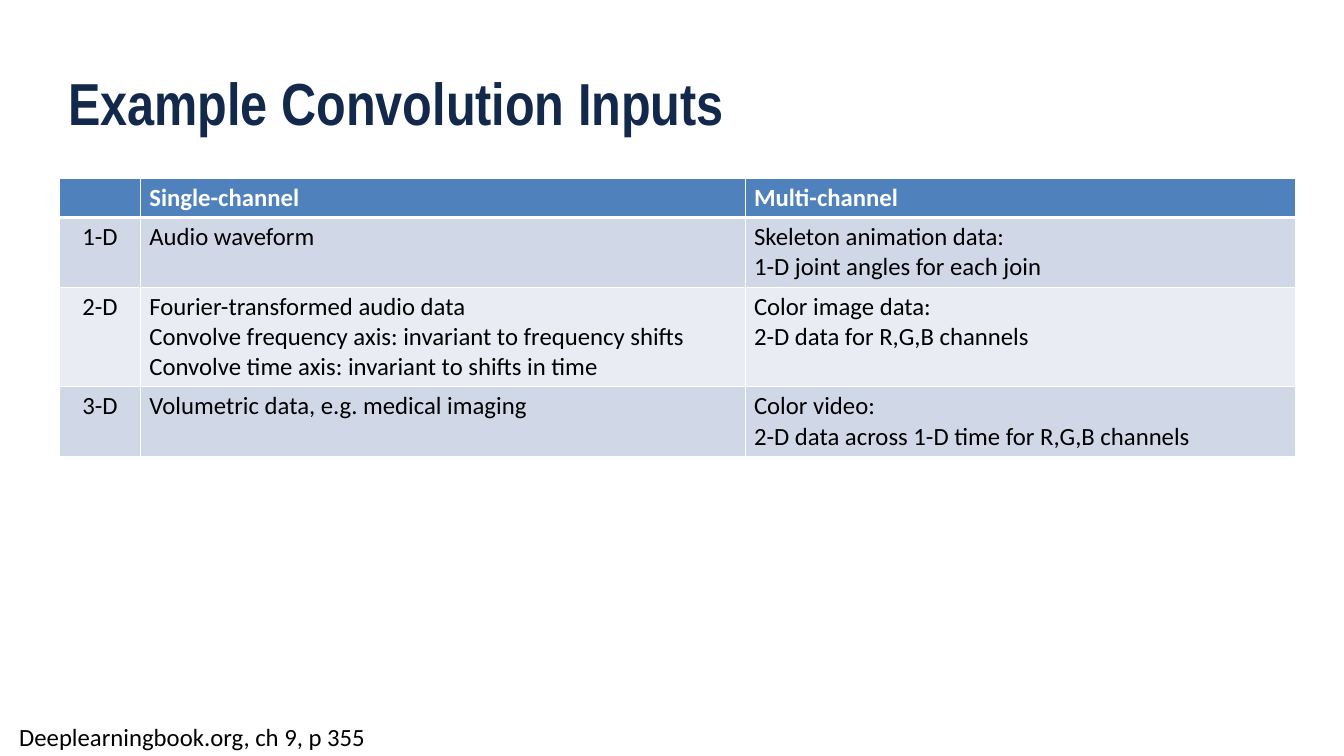
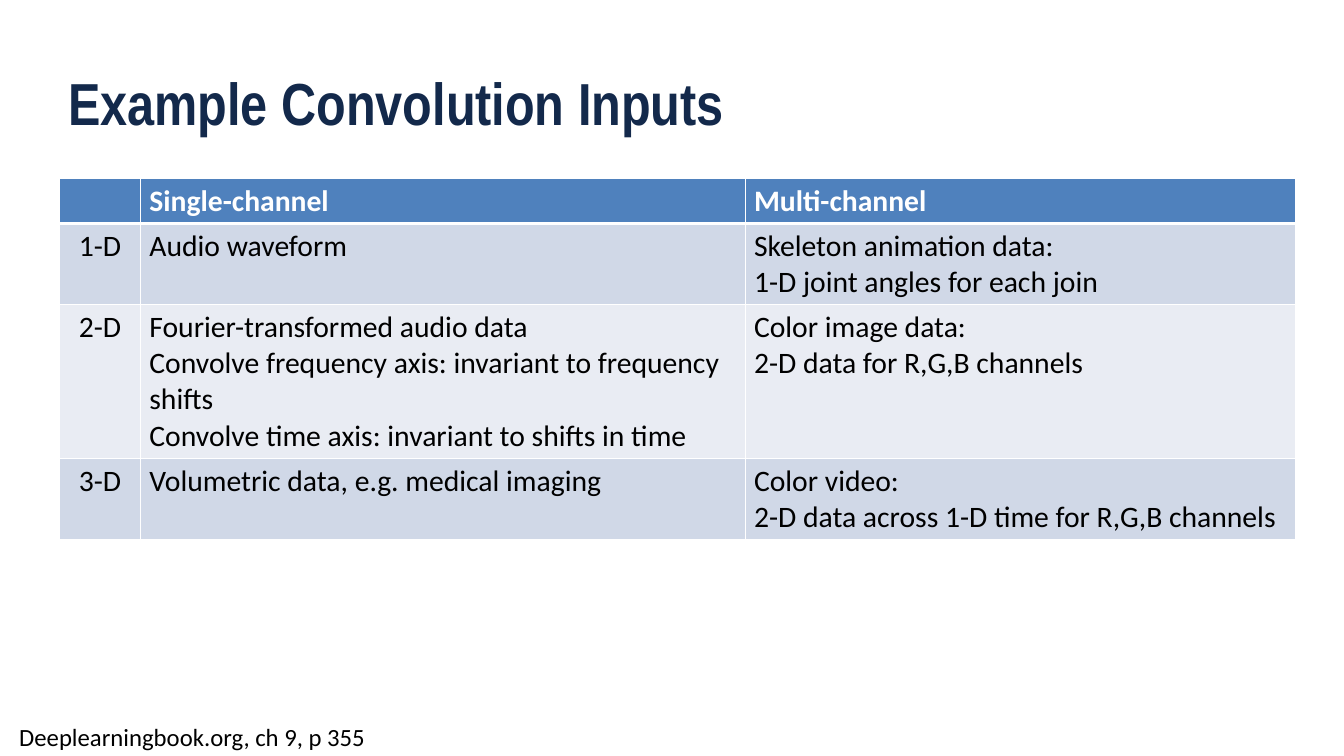
Before and after one commit to cwpearson/hugo-cwpearson, a slide deck: slide 7 of static/pptx/2017FA_ECE408_dl03_CNN01.pptx. Drawn at 1344x756 pixels with LibreOffice and Linux fonts; fonts in the diff are those of the drawing; background and template pictures are left out. Boxes give left, top, right and bottom in pixels: in the first picture for what was removed or moved away, otherwise in the second. Text is boxed around its words. In the diff, an @@ line names an element or a change of style, - is before the commit and + after.

```diff
--- a/static/pptx/2017FA_ECE408_dl03_CNN01.pptx
+++ b/static/pptx/2017FA_ECE408_dl03_CNN01.pptx
@@ table at [60, 179, 1296, 535] @@
@@ size 20 to 24 pt @@
```
Also in this commit, not shown: 7 other slides changed, 1 slide removed, 4 other files.
